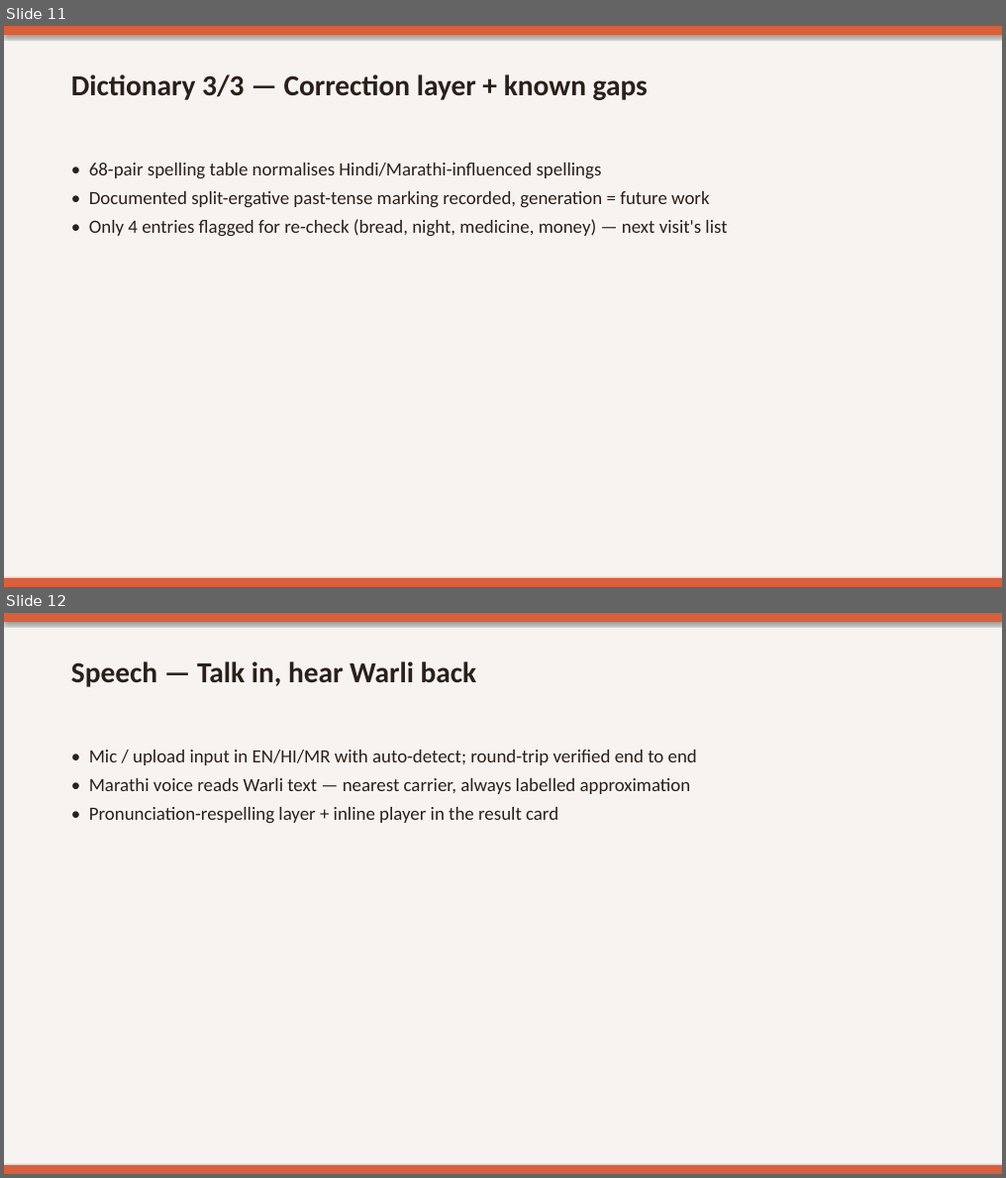
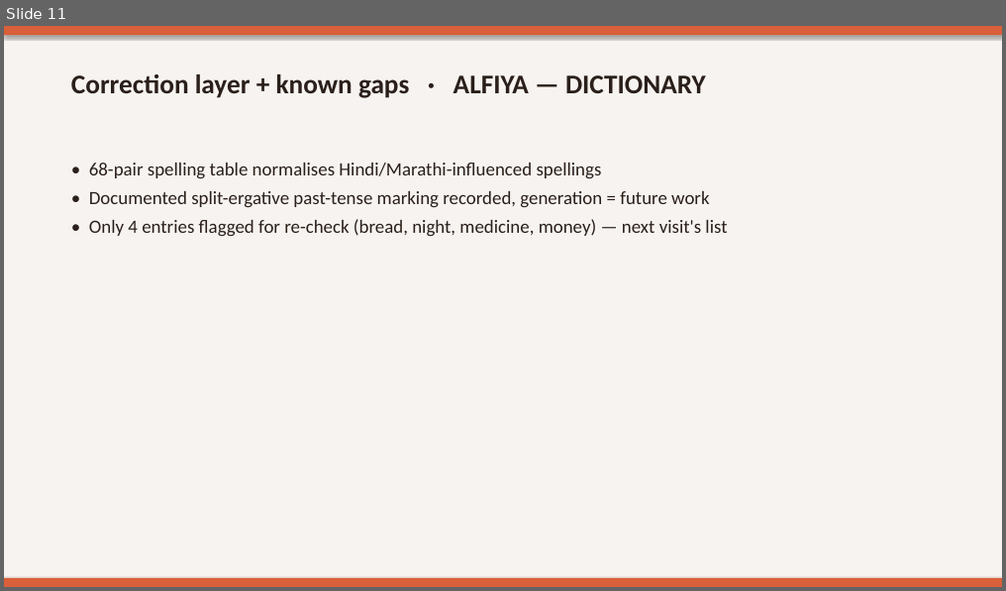
Before and after one commit to sumaiyaaa08/WARLI_TRANSLATOR, a slide deck: report/Warli_Vaani_Presentation.pptx. Shown one above the other, each under a label of ours: slides 11 and 12 before the commit, slide 11 after it. The pictures are 1006x1178 and 1006x591 pixels, drawn with LibreOffice and Linux fonts; fonts in the diff are those of the drawing. Boxes give left, top, right and bottom in pixels: in the first picture for what was removed or moved away, otherwise in the second. Text is boxed around its words. In the diff, an @@ line names an element or a change of style, - is before the commit and + after.

```diff
--- a/report/Warli_Vaani_Presentation.pptx
+++ b/report/Warli_Vaani_Presentation.pptx
@@ slide 12 removed at <box>4,613,1002,1174</box>, background #F6F3F0 @@
@@ rectangle removed at <box>4,613,1002,622</box> @@
@@ text removed at <box>71,662,477,687</box> @@
-Speech — Talk in, hear Warli back
@@ text removed at <box>89,750,697,824</box> @@
-• Mic / upload input in EN/HI/MR with auto-detect; round-trip verified end to end
-• Marathi voice reads Warli text — nearest carrier, always labelled approximation
-• Pronunciation-respelling layer + inline player in the result card
@@ rectangle removed at <box>4,1165,1002,1174</box> @@
@@ slide 11 changed as well @@
@@ text at <box>71,75,706,98</box>: text changed; size 28 to 26 pt @@
-Dictionary 3/3 — Correction layer + known gaps
+Correction layer + known gaps · ALFIYA — DICTIONARY
```
Also in this commit, not shown: 13 other slides changed, 2 slides added, 1 other slide removed.
